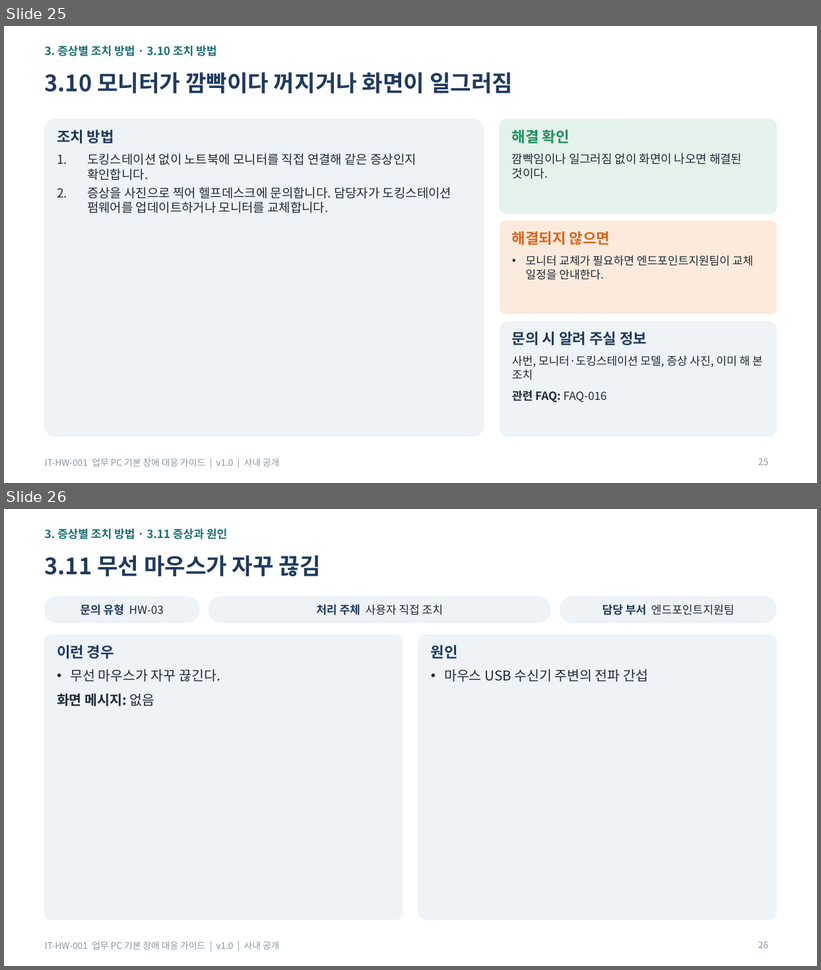
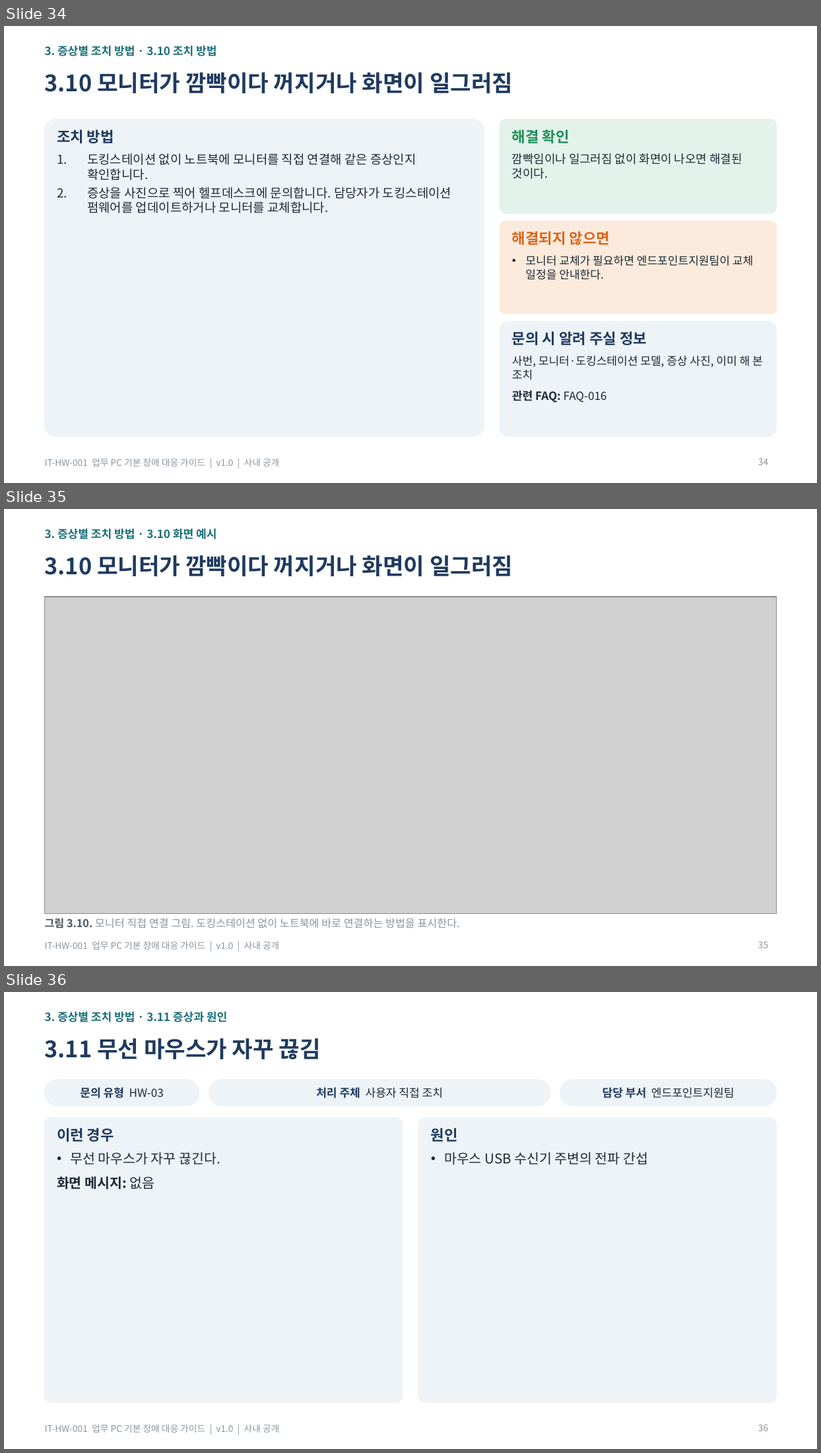
Before and after one commit to issue-helpdesk/issue-helpdesk, a slide deck: dataset/guides/HW/guide/IT-HW-001_업무 PC 기본 장애 대응 가이드.pptx. Shown one above the other, each under a label of ours: slides 25 and 26 before the commit, slides 34, 35 and 36 after it. The pictures are 821x970 and 821x1453 pixels, drawn with LibreOffice and Linux fonts; fonts in the diff are those of the drawing; grey boxes stand for pictures. Boxes give left, top, right and bottom in pixels: in the first picture for what was removed or moved away, otherwise in the second. Text is boxed around its words. In the diff, an @@ line names an element or a change of style, - is before the commit and + after.

Commit message:
docs: HW 사용자 가이드 전 항목에 화면 예시 그림 추가
- 사용자 가이드 3종(docx·pptx·pdf)의 27개 항목에 그림과 그림 설명 추가
- 그림은 Pillow로 그린 화면·장비 그림이며 tools/ 스크립트로 다시 만들 수 있음
- pdf는 LibreOffice 변환본으로 교체

```diff
--- a/dataset/guides/HW/guide/IT-HW-001_업무 PC 기본 장애 대응 가이드.pptx
+++ b/dataset/guides/HW/guide/IT-HW-001_업무 PC 기본 장애 대응 가이드.pptx
@@ slide 35 added at (4, 509, 817, 966), background #FFFFFF; not listed: 1 template element that a slide beside it also shows @@
@@ text added at (45, 528, 217, 539), 10 pt, text #1B6F7A, bold @@
+3. 증상별 조치 방법 · 3.10 화면 예시
@@ title added at (45, 555, 513, 576), 20 pt, text #1F3A5F, bold @@
+3.10 모니터가 깜빡이다 꺼지거나 화면이 일그러짐
@@ picture added at (45, 597, 776, 914) @@
@@ text added at (45, 918, 460, 929), 9.5 pt, text #8A949E @@
+그림 3.10. 모니터 직접 연결 그림. 도킹스테이션 없이 노트북에 바로 연결하는 방법을 표시한다.
@@ page number added at (758, 942, 768, 949), 8 pt, text #8A949E @@
+35
@@ what was slide 25 is now slide 34 @@
@@ page number at (758, 459, 768, 466): text changed @@
-25
+34
@@ what was slide 26 is now slide 36 @@
@@ page number at (758, 1425, 768, 1432): text changed @@
-26
+36
```
Also in this commit, not shown: 4 slides changed, 12 other slides added, 38 other files.
